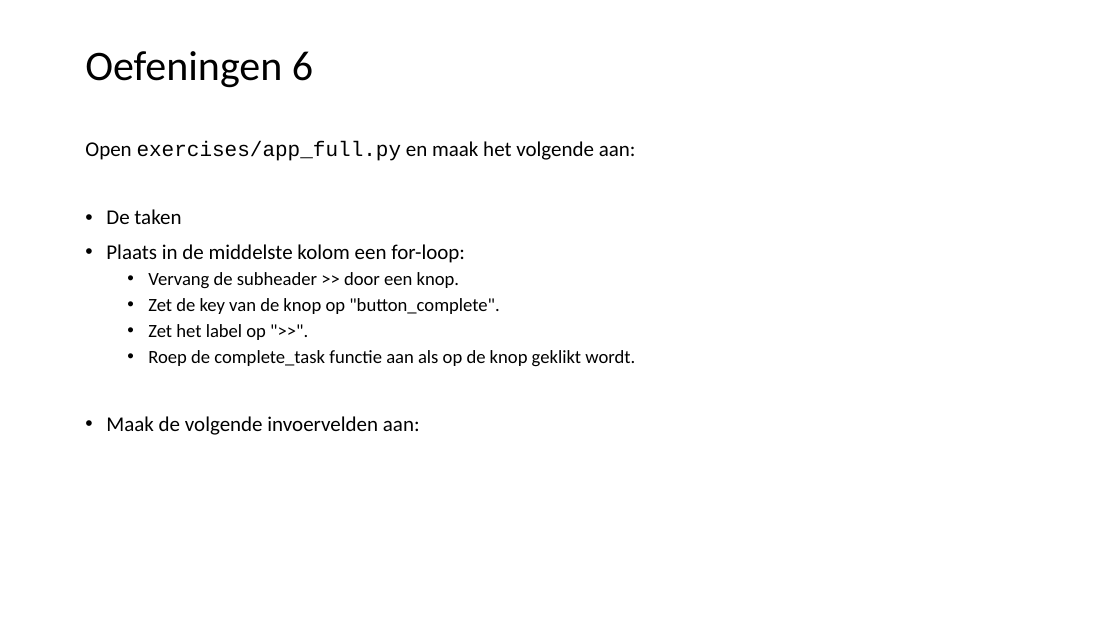
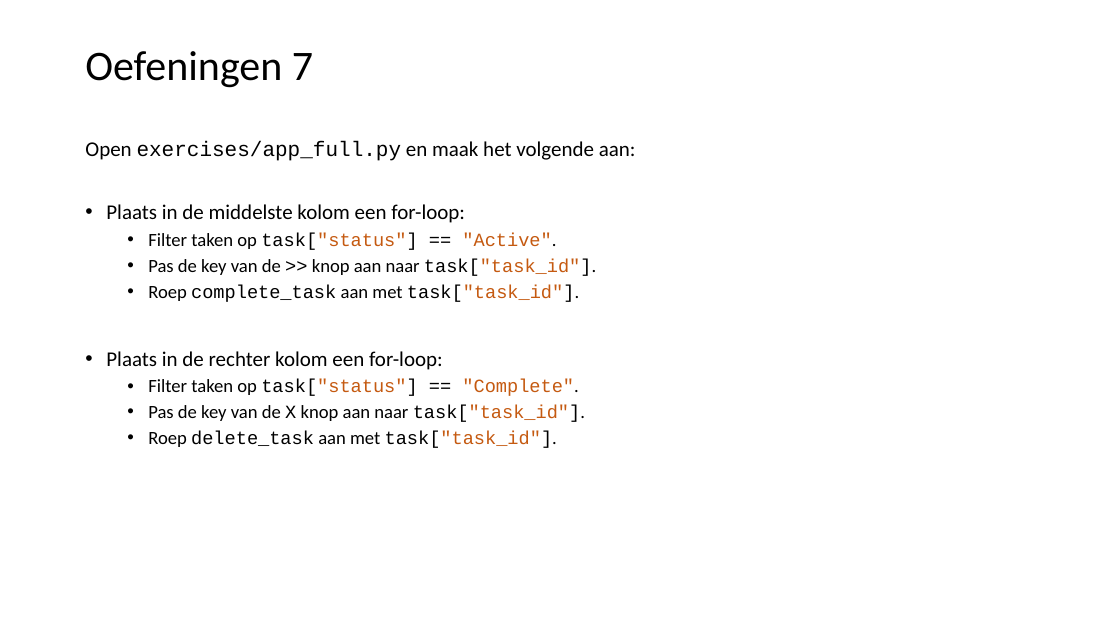
Before and after one commit to LFKoning/knowledge-sharing, a slide deck: slide 41 of python_course_4p/4_api_app/4_api_app.pptx (slide 40 before the commit). Drawn at 1120x630 pixels with LibreOffice and Linux fonts; fonts in the diff are those of the drawing. Boxes give left, top, right and bottom in pixels: in the first picture for what was removed or moved away, otherwise in the second. Text is boxed around its words. In the diff, an @@ line names an element or a change of style, - is before the commit and + after.

```diff
--- a/python_course_4p/4_api_app/4_api_app.pptx
+++ b/python_course_4p/4_api_app/4_api_app.pptx
@@ title at box(85, 51, 313, 88): text changed @@
-Oefeningen 6
+Oefeningen 7
@@ text at box(106, 209, 181, 224): paragraph removed @@
-• De taken
@@ text at box(106, 233, 596, 448): text changed; font Calibri to Courier New @@
-  • Vervang de subheader >> door een knop.
-  • Zet de key van de knop op "button_complete".
-  • Zet het label op ">>".
-  • Roep de complete_task functie aan als op de knop geklikt wordt.
-• Maak de volgende invoervelden aan:
+  • Filter taken op task["status"] == "Active".
+  • Pas de key van de >> knop aan naar task["task_id"].
+  • Roep complete_task aan met task["task_id"].
+• Plaats in de rechter kolom een for-loop:
+  • Filter taken op task["status"] == "Complete".
+  • Pas de key van de X knop aan naar task["task_id"].
+  • Roep delete_task aan met task["task_id"].
```
Also in this commit, not shown: 21 other slides changed, 5 slides added, 1 slide removed, 7 other files.
